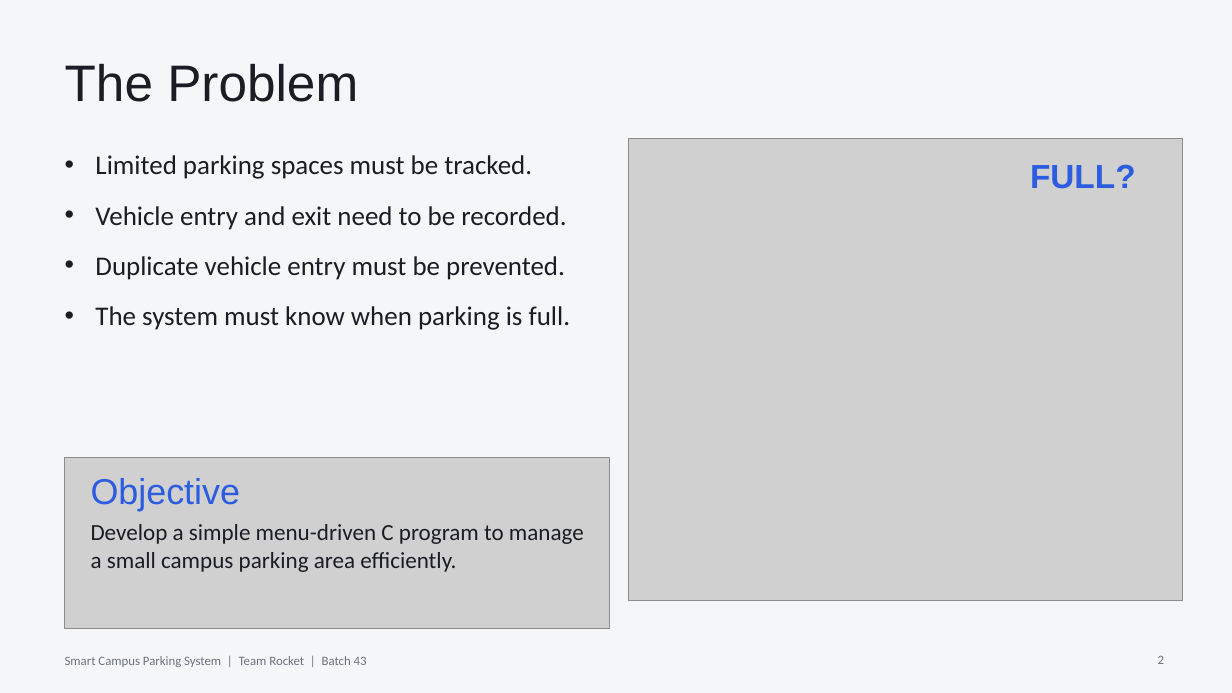
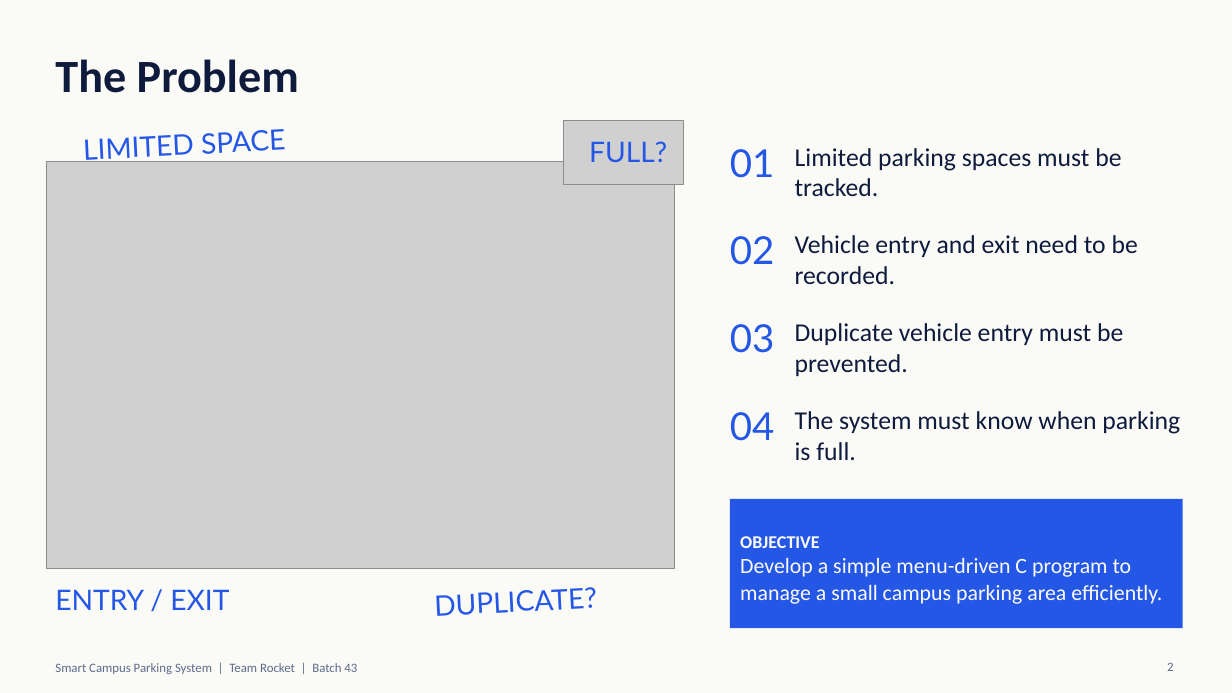
Before and after one commit to kneeshchal/Batch43_TeamRocket_SmartCampusParking, a slide deck: slide 2 of Presentation.pptx. Drawn at 1232x693 pixels with LibreOffice and Linux fonts; fonts in the diff are those of the drawing; grey boxes stand for pictures; background and template pictures are left out. Boxes give left, top, right and bottom in pixels: in the first picture for what was removed or moved away, otherwise in the second. Text is boxed around its words. In the diff, an @@ line names an element or a change of style, - is before the commit and + after.

```diff
--- a/Presentation.pptx
+++ b/Presentation.pptx
@@ background #F5F6F8 to #FAFAF7 @@
@@ title "The Problem": place and size @@
-title "The Problem" at box(65, 63, 358, 102)
+title "The Problem" at box(55, 59, 299, 93)
@@ title "The Problem" at box(55, 59, 299, 93): size 40 to 36 pt, font Arial to Calibri, text colour #1B1D24 to #0F1B3D, bold on @@
@@ text added at box(84, 129, 286, 165), 22 pt, text #2457E6 @@
+LIMITED SPACE
@@ picture added at box(564, 120, 684, 185) @@
@@ text "FULL?": place and size @@
-text "FULL?" at box(1030, 164, 1136, 189)
+text "FULL?" at box(589, 141, 667, 162)
@@ text "FULL?" at box(589, 141, 667, 162): size 26 to 22 pt, font Arial to Lato, text colour #2C5CE0 to #2457E6, bold off; vertical alignment middle to top @@
@@ picture removed at box(628, 139, 1183, 601) @@
@@ text added at box(730, 149, 775, 178), 30 pt, text #2457E6 @@
+01
@@ text added at box(795, 148, 1121, 196), 20 pt, text #0F1B3D @@
+Limited parking spaces must be tracked.
@@ picture added at box(46, 162, 675, 568) @@
@@ text removed at box(95, 155, 571, 330) @@
-• Limited parking spaces must be tracked.
-• Vehicle entry and exit need to be recorded.
-• Duplicate vehicle entry must be prevented.
-• The system must know when parking is full.
@@ text added at box(730, 236, 775, 265), 30 pt, text #2457E6 @@
+02
@@ text added at box(795, 235, 1138, 284), 20 pt, text #0F1B3D @@
+Vehicle entry and exit need to be recorded.
@@ text added at box(730, 324, 775, 353), 30 pt, text #2457E6 @@
+03
@@ text added at box(795, 323, 1123, 376), 20 pt, text #0F1B3D @@
+Duplicate vehicle entry must be prevented.
@@ text added at box(730, 412, 775, 441), 30 pt, text #2457E6 @@
+04
@@ text added at box(795, 411, 1180, 460), 20 pt, text #0F1B3D @@
+The system must know when parking is full.
@@ picture removed at box(65, 457, 610, 628) @@
@@ text removed at box(91, 478, 241, 511) @@
-Objective
@@ rectangle "OBJECTIVE": place and size @@
-rectangle "OBJECTIVE" at box(91, 524, 584, 572)
+rectangle "OBJECTIVE" at box(730, 499, 1183, 628)
@@ rectangle "OBJECTIVE" at box(730, 499, 1183, 628): vertical alignment top to middle; fill none to #2457E6 @@
@@ text in rectangle at box(740, 536, 819, 548): paragraph added @@
+OBJECTIVE
@@ text in rectangle at box(740, 558, 1162, 604): size 18 to 17 pt, text colour #1B1D24 to #FAFAF7 in "Develop a simple menu-driven C program to ..." @@
@@ text added at box(55, 589, 229, 610), 22 pt, text #2457E6 @@
+ENTRY / EXIT
@@ text added at box(435, 587, 598, 616), 22 pt, text #2457E6 @@
+DUPLICATE?
@@ text "Smart Campus Parking System | ..." at box(55, 663, 357, 674): text colour #6B7280 to #5E6B8C @@
@@ text "Smart Campus Parking System | ...": place and size @@
-text "Smart Campus Parking System | ..." at box(65, 656, 367, 667)
+text "Smart Campus Parking System | ..." at box(55, 663, 357, 674)
@@ page number: place and size @@
-page number at box(1158, 656, 1164, 664)
+page number at box(1167, 662, 1173, 671)
@@ page number at box(1167, 662, 1173, 671): text colour #6B7280 to #5E6B8C @@
```
Also in this commit, not shown: 2 other slides changed, 5 slides added, 5 slides removed.
